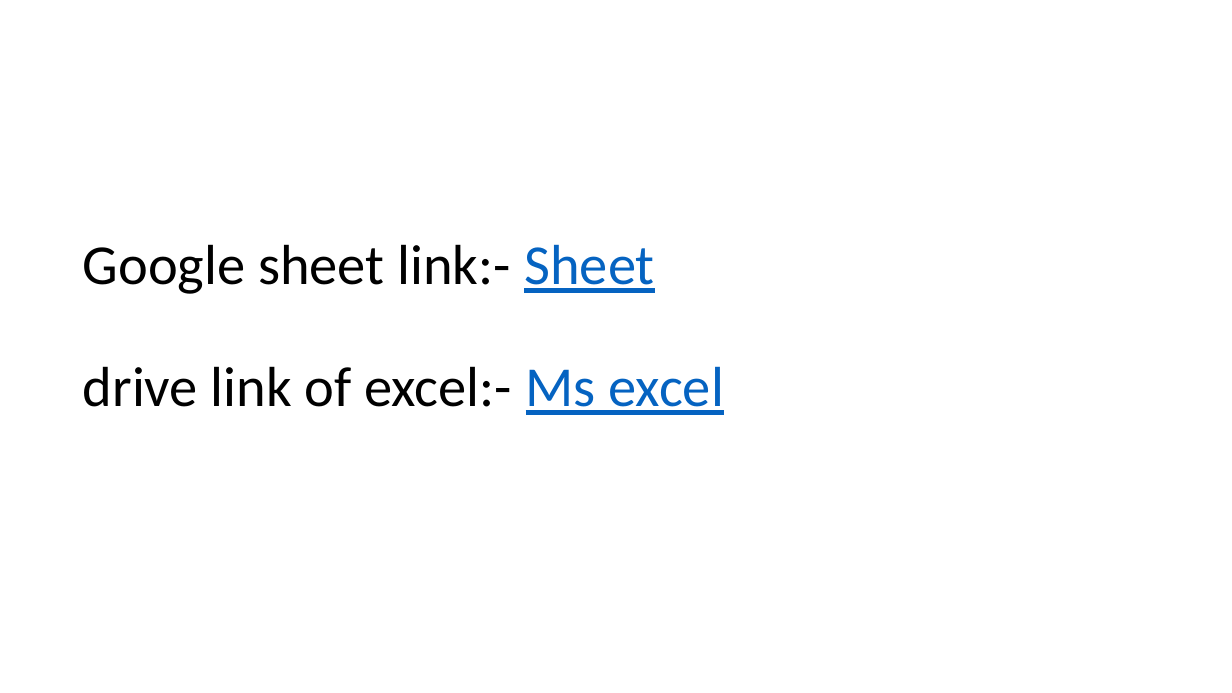
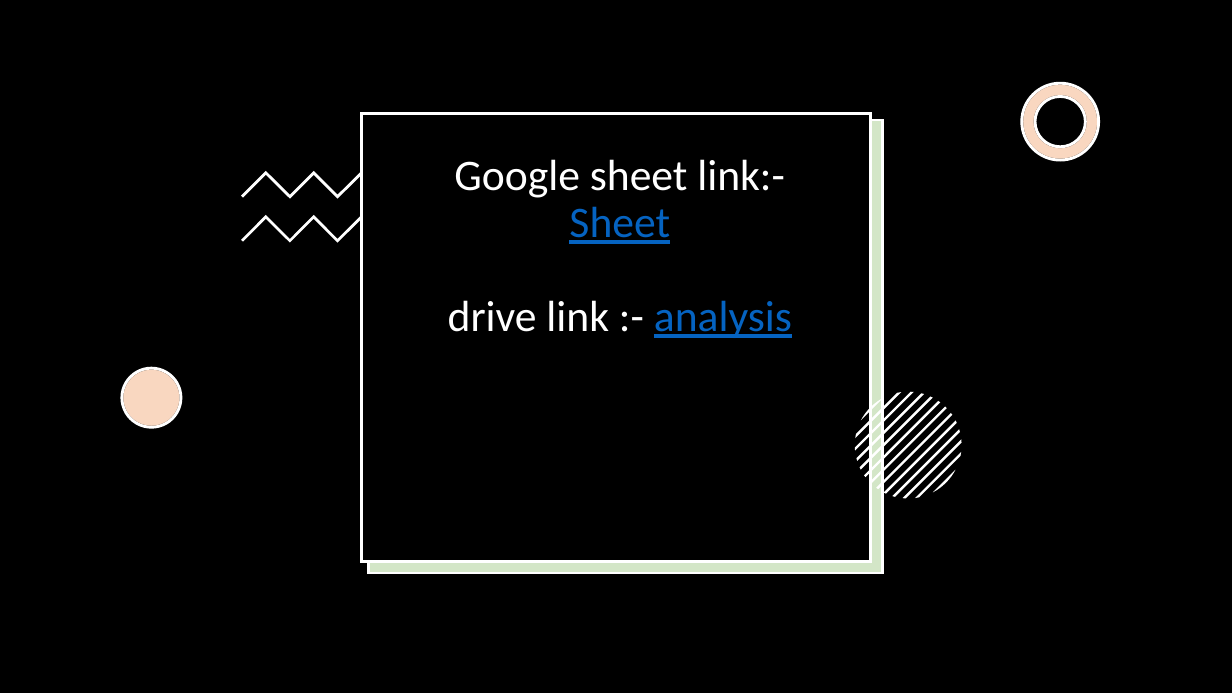
Before and after one commit to Athreya27/Athreya-, a slide deck: slide 39 of Impact of Car Features.pptx (slide 35 before the commit). Drawn at 1232x693 pixels with LibreOffice and Linux fonts; fonts in the diff are those of the drawing. Boxes give left, top, right and bottom in pixels: in the first picture for what was removed or moved away, otherwise in the second. Text is boxed around its words. In the diff, an @@ line names an element or a change of style, - is before the commit and + after.

```diff
--- a/Impact of Car Features.pptx
+++ b/Impact of Car Features.pptx
@@ rectangle added at [0,0,1232,693], fill #000000 @@
@@ freeform shape added at [1022,83,1099,160], fill #FFFFFF, outline #000000 2.25 pt @@
@@ freeform shape added at [1022,83,1099,160], fill #ED7D31 at 30% opacity, outline #FFFFFF 2.25 pt @@
@@ rectangle added at [361,113,871,561], fill #000000, outline #FFFFFF 2.25 pt @@
@@ rectangle added at [368,120,883,573], fill #FFFFFF @@
@@ rectangle added at [368,120,883,573], fill #70AD47 at 30% opacity, outline #FFFFFF 2.25 pt @@
@@ title "Google sheet link:- Sheet drive ..." at [448,159,792,338]: vertical alignment middle to bottom @@
@@ freeform shape added at [241,171,434,199], fill #FFFFFF @@
@@ title at [448,159,792,338]: text changed; size 44 to 34 pt; text colour #000000 to #FFFFFF @@
-Google sheet link:- Sheet
-drive link of excel:- Ms excel
+Google sheet link:- Sheet
+drive link :- analysis
@@ freeform shape added at [241,215,434,243], fill #FFFFFF @@
@@ ellipse added at [122,368,181,427], fill #FFFFFF, outline #000000 2.25 pt @@
@@ ellipse added at [122,368,181,427], fill #ED7D31 at 30% opacity, outline #FFFFFF 2.25 pt @@
@@ group added at [855,392,962,499]: 13 freeform shapes @@
```
Also in this commit, not shown: 29 other slides changed, 10 slides added, 5 slides removed.
